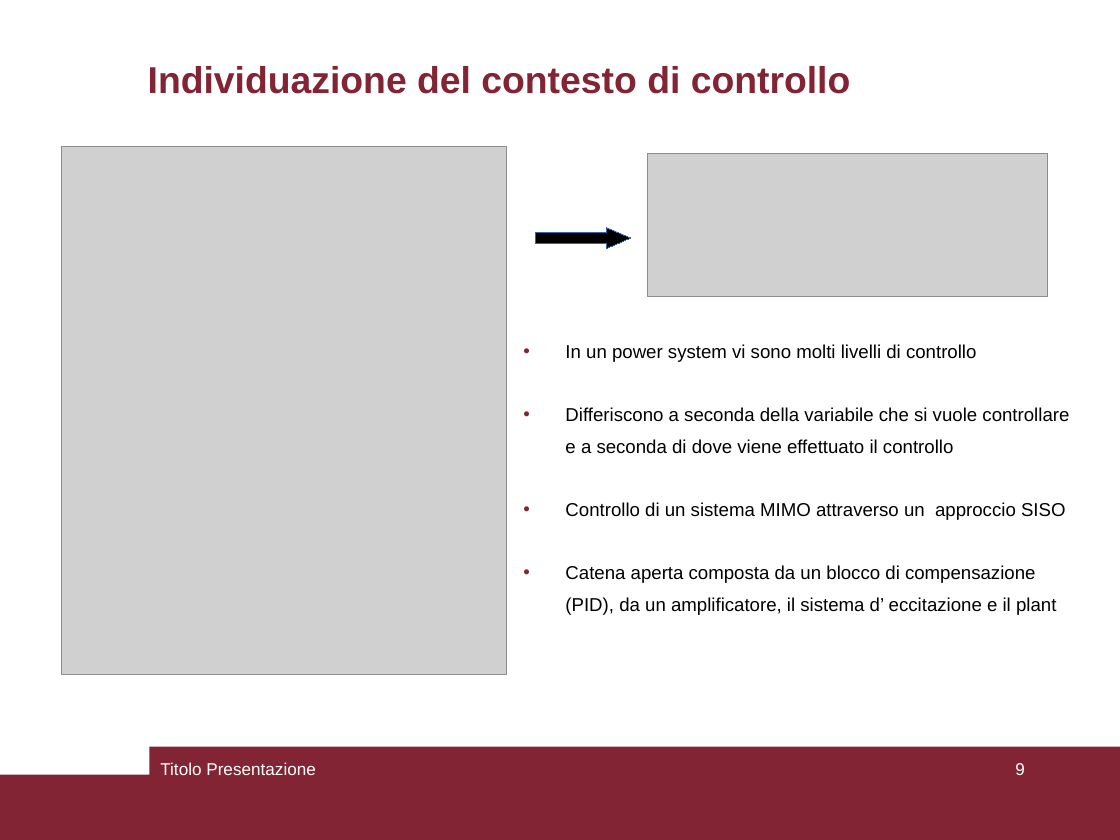
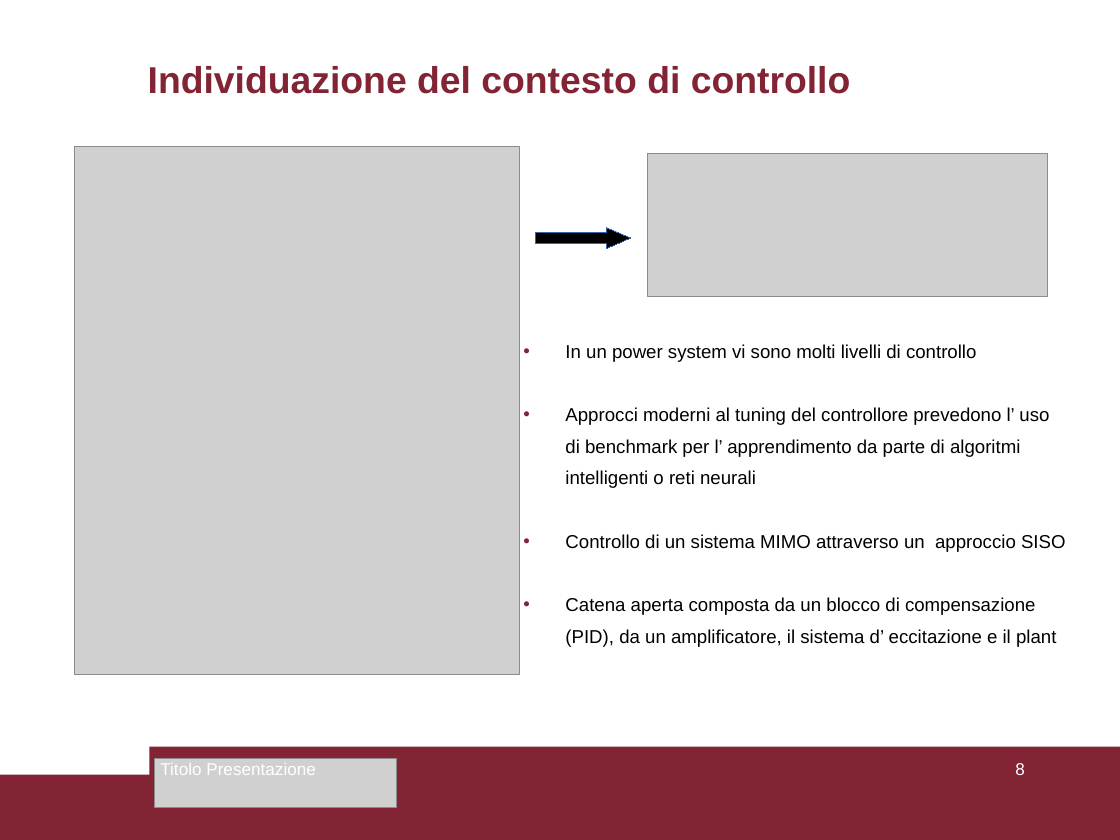
Before and after one commit to LeonardoSalustri/Tesi, a slide deck: slide 8 of Formule_presentazione/Presentazione_versione3.odp (slide 9 before the commit). Drawn at 1120x840 pixels with LibreOffice and Linux fonts; fonts in the diff are those of the drawing; grey boxes stand for pictures. Boxes give left, top, right and bottom in pixels: in the first picture for what was removed or moved away, otherwise in the second. Text is boxed around its words. In the diff, an @@ line names an element or a change of style, - is before the commit and + after.

```diff
--- a/Formule_presentazione/Presentazione_versione3.odp
+++ b/Formule_presentazione/Presentazione_versione3.odp
@@ picture: place and size @@
-picture at bbox=[62, 147, 506, 674]
+picture at bbox=[75, 147, 520, 674]
@@ text at bbox=[565, 407, 1049, 488]: text changed @@
-• Differiscono a seconda della variabile che si vuole controllare
-e a seconda di dove viene effettuato il controllo
+• Approcci moderni al tuning del controllore prevedono l’ uso
+di benchmark per l’ apprendimento da parte di algoritmi
+intelligenti o reti neurali
@@ picture added at bbox=[155, 758, 398, 808] @@
@@ page number at bbox=[1015, 763, 1025, 775]: text changed @@
-9
+8
```
Also in this commit, not shown: 12 other slides changed, 1 slide added, 1 slide removed, 15 other files.
